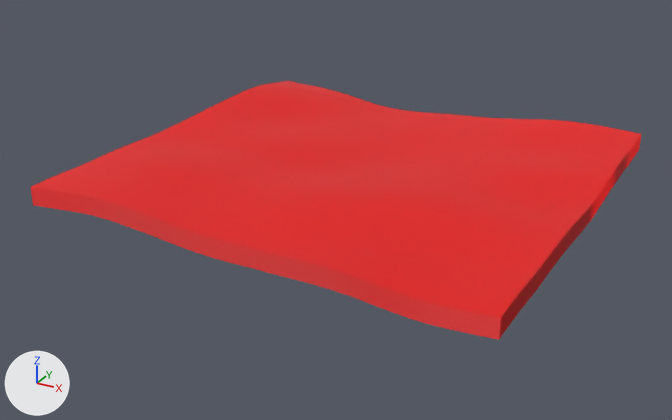
The glTF model public/assets/testmap/terrain_3_0.glb as it was, and as the next commit left it.
Camera for both pictures: a 50 mm lens placed at (119.3, -161.7, 36.9), pointed at (73.3, -78.1, -4.9). Every picture has the same lights, and +X, +Y and +Z are marked at lower left. The first picture is the older version. Vertices at exactly the same position are counted once.

Objects in the first picture: 'terrain_3_0.0', 'terrain_3_0.1'.
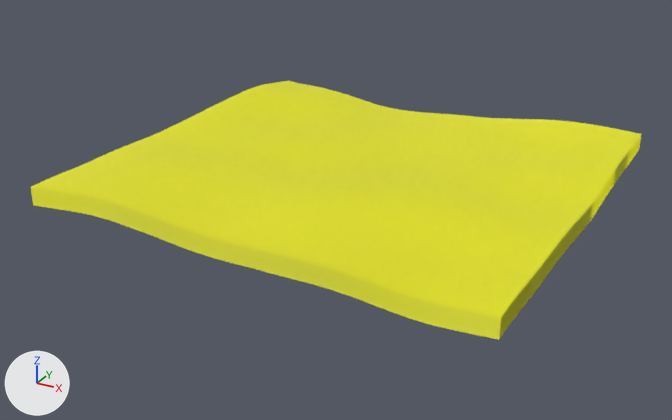
Boxes [x1, y1, x2, y2] around the edits, measured in the pictures (672 x 420 px):
part 1 of me_terrain_3_0_0, recoloured (red to yellow)
    both: [31, 81, 641, 318]
part 2 of me_terrain_3_0_1, recoloured
    both: [31, 135, 641, 340]

Diff of the bpy script that builds the scene:
```diff
--- a/public/assets/testmap/terrain_3_0.glb.py
+++ b/public/assets/testmap/terrain_3_0.glb.py
@@ me_terrain_3_0_0 @@
 me_terrain_3_0_0.from_pydata(...)  # 2601 vertices, 5000 faces; spans x 50.0..100.0, y -100.0..-50.0, z -1.8..1.7
 # used by ob_terrain_3_0_0; location = (0.0, 0.0, 0.0)
+# me_terrain_3_0_0 part 1: 5000 faces centred in x 50.3..99.7, y -99.7..-50.3, z -1.8..1.7 are repainted in the vertex colours; the middle colour goes from red #ff0000 to yellow #ffff00
 me_terrain_3_0_0.materials.append(mat_terrain_blend)
@@ me_terrain_3_0_1 @@
 me_terrain_3_0_1.from_pydata(...)  # 202 vertices, 200 faces; spans x 50.0..100.0, y -100.0..-50.0, z -2.7..1.7
 # used by ob_terrain_3_0_1; location = (0.0, 0.0, 0.0)
+# me_terrain_3_0_1 part 2: 200 faces centred in x 50.3..100.0, y -100.0..-50.3, z -2.1..1.0 are repainted in the vertex colours; the middle colour goes from red #ff0000 to yellow #ffff00
 me_terrain_3_0_1.materials.append(mat_ground_forest)
```
